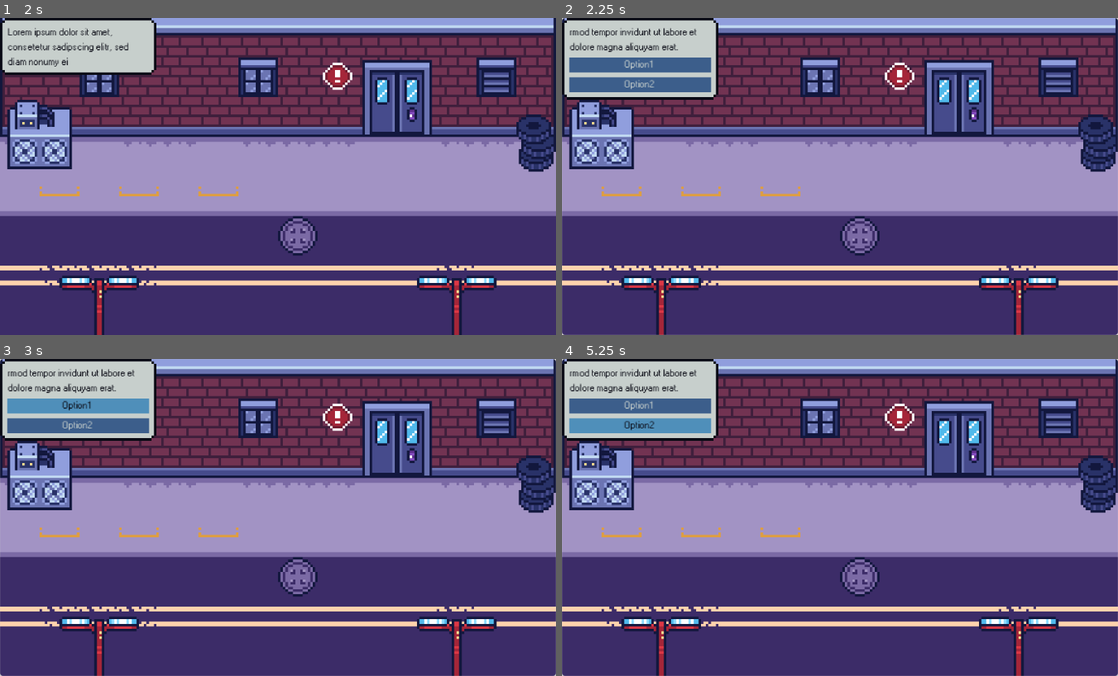
Above: before the commit, frames 1-4 (two rows, left to right).
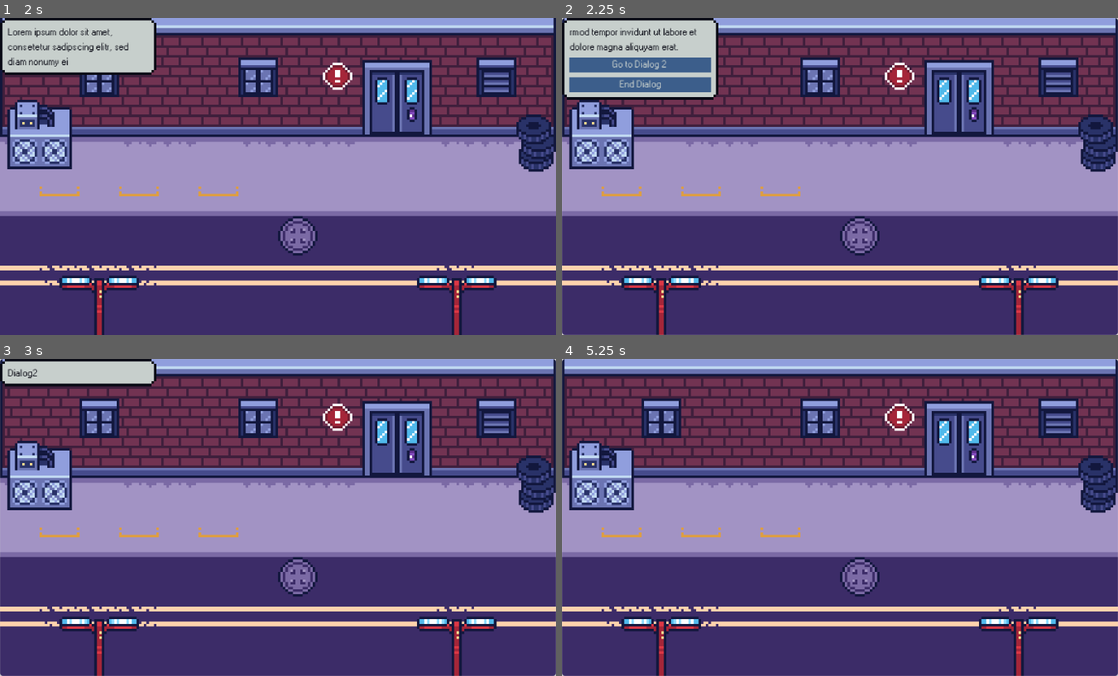
Above: after the commit, the same moments.

Repository: Paraldos/AdventureGame
Game: Godot game, scene res://title_screen/title_screen.tscn
The game is run twice, just before and just after one commit, with the same random seed, the same clock (stepped at 60 frames per second) and the same inputs.
Inputs (mouse positions are in pixels of both pictures, inside the frame that each line leads up to):
- Up to frame 1 (2 s): click "Start" at 0.5 s; click (61, 151) at 1.27 s
- Up to frame 2 (2.25 s): click (623, 151) at 2.02 s
- Up to frame 3 (3 s): click "Option1" (after the commit: "Go to Dialog 2") at 2.75 s
- Up to frame 4 (5.25 s): click (639, 425) at 3.5 s, where only the run before the commit has a clickable "Option2"; click (623, 492) at 4.27 s; click (639, 425) at 5 s, where only the run after the commit has a clickable "End Dialog"

Frame 1 is identical in both runs. In frame 2, 0.2% of the frame differs, in the area x 9-19%, y 13-23%; in frame 3, 5.3%; in frame 4, 7.2%, in the area x 0-29%, y 0-26%.

Commit message:
WIP Dialog system

Diff:
--- a/dialog_manager/dialog.gd
+++ b/dialog_manager/dialog.gd
@@ -4,6 +4,7 @@
 enum Speakers { RANDOME_HERO, RANDOME_ENEMY, NARRATOR, BOSS }
 
 @export_multiline var text : String
+@export var target_id : String
 @export var speaker : Speakers
 @export var location : Array[String]
 @export var options : Array[DialogOption]
--- a/dialog_manager/dialog_bubble.gd
+++ b/dialog_manager/dialog_bubble.gd
@@ -1,4 +1,5 @@
 extends Node2D
+class_name DialogBubble
 
 @onready var content_container: VBoxContainer = %ContentContainer
 @onready var label: Label = %Label
@@ -21,18 +22,24 @@
 		var text_to_display = dialog.text.substr(amount_of_allready_shown_text, max_text_length)
 		amount_of_allready_shown_text += text_to_display.length()
 		label.text = text_to_display
-	if amount_of_allready_shown_text >= text_length:
+		if amount_of_allready_shown_text >= text_length:
+			_add_options()
+	else:
 		if btns_instantiated:
 			pass
-		elif dialog.options:
-			_add_options()
-			btns_instantiated = true
 		else:
-			print('done')
+			if dialog.target_id:
+				DialogManager.move_to_next_dialog(dialog.target_id)
+				queue_free()
+			else:
+				DialogManager.end_dialog()
+				queue_free()
 
 func _add_options():
 	for option in dialog.options:
 		var btn = DialogManager.bp_option_btn.instantiate()
 		btn.text = option.text
 		btn.option = option
+		btn.parent_bubble = self
 		content_container.add_child(btn)
+		btns_instantiated = true
--- a/dialog_manager/dialog_manager.gd
+++ b/dialog_manager/dialog_manager.gd
@@ -19,8 +19,8 @@
 	SignalManager.background_btn_clicked.emit()
 
 # ============================================ API
-func add_dialog_to_game_data(id: String) -> void:
-	GameData.dialog_queue.append( id )
+func add_dialog_to_game_data(dialog_id: String) -> void:
+	GameData.dialog_queue.append( dialog_id )
 
 func start_dialog(dialog_id: String) -> void:
 	# guard
@@ -32,6 +32,18 @@
 	var bubble = bp_dialog_bubble.instantiate()
 	bubble.dialog = dialog
 	add_child(bubble)
+
+func move_to_next_dialog(dialog_id: String):
+	# guard
+	var dialog = get_node(dialog_id)
+	if not dialog: return
+	# inst bubble
+	var bubble = bp_dialog_bubble.instantiate()
+	bubble.dialog = dialog
+	add_child(bubble)
+
+func end_dialog():
+	print('WIP: end dialog')
 
 func disable_background_btn(disable_btn = true):
 	if disable_btn:
--- a/dialog_manager/dialog_manager.tscn
+++ b/dialog_manager/dialog_manager.tscn
@@ -6,12 +6,13 @@
 
 [sub_resource type="Resource" id="Resource_cbvse"]
 script = ExtResource("3_m5bya")
-text = "Option1"
+text = "Go to Dialog 2"
+target_id = "Dialog2"
 metadata/_custom_type_script = "uid://c4papynmlhc0q"
 
 [sub_resource type="Resource" id="Resource_m5bya"]
 script = ExtResource("3_m5bya")
-text = "Option2"
+text = "End Dialog"
 metadata/_custom_type_script = "uid://c4papynmlhc0q"
 
 [node name="DialogManager" type="CanvasLayer"]
@@ -27,6 +28,7 @@
 [node name="Dialog2" type="Node" parent="."]
 script = ExtResource("2_cbvse")
 text = "Dialog2"
+target_id = "Dialog1"
 metadata/_custom_type_script = "uid://vqv617lov561"
 
 [node name="BackgroundBtn" type="Button" parent="."]
--- a/dialog_manager/option_btn.gd
+++ b/dialog_manager/option_btn.gd
@@ -1,6 +1,11 @@
 extends Button
 
 var option : DialogOption
+var parent_bubble : DialogBubble
 
 func _on_pressed() -> void:
-	print(option.text)
+	if option.target_id:
+		DialogManager.move_to_next_dialog(option.target_id)
+	else:
+		DialogManager.end_dialog()
+	parent_bubble.queue_free()
